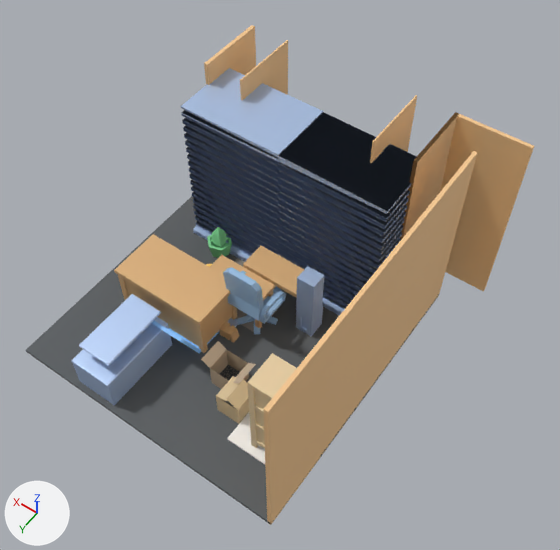
The glTF model unity/Assets/Art/EarlyGame/cc0-garage-kit/garage-interior-room-kit.glb: old version first, new version second.
Rendered twice from a camera (50 mm lens) standing at (-1.95, 6.56, 8.74) and looking at (1.47, 1.77, 1.22). The lights are fixed; the arrows at lower left show +X, +Y and +Z. The picture after the commit comes second. Where no turn or scale is listed for an object, it has been applied to the vertices. Vertices at exactly the same position are counted once.

Script lines for the objects in view, before the commit:
```python
ob_kit_roll_door = bpy.data.objects.new('kit_roll_door', me_plating_wide)
ob_kit_roll_door.location = (2.0, 0.58, 0.0)
ob_kit_roll_door.scale = (30.0, 0.55, 0.14)
ob_kit_wall_back = bpy.data.objects.new('kit_wall_back', me_wall)
ob_kit_wall_back.location = (0.5, 0.03, 0.0)
ob_prop_books = bpy.data.objects.new('prop_books', me_mesh_books)
ob_prop_books.location = (1.83, 2.17, 0.05)
ob_prop_keyboard = bpy.data.objects.new('prop_keyboard', me_mesh_computerkeyboard)
ob_prop_keyboard.location = (1.97, 2.0, 0.05)
ob_prop_laptop = bpy.data.objects.new('prop_laptop', me_mesh_laptop)
ob_prop_laptop.location = (2.1, 2.07, 0.05)
ob_prop_speaker = bpy.data.objects.new('prop_speaker', me_mesh_speaker)
ob_prop_speaker.location = (1.05, 1.38, 0.05)
# also in view: 'prop_desk' at (2.75, 2.31, 0.42); 'prop_box_b' at (1.52, 2.79, 0.27); 'prop_whiteboard' at (0.54, 2.95, 0.11); 'prop_workbench' at (1.71, 1.4, 0.39); 'prop_chair' at (1.83, 1.81, 0.64)
```
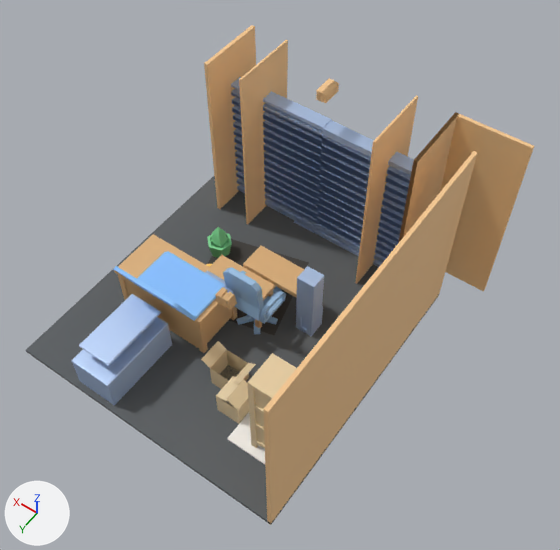
Where the newer file only moved an object's origin or applied its transform, the numbers keep the older frame.

Diff of the bpy script that builds the scene:
```diff
--- a/unity/Assets/Art/EarlyGame/cc0-garage-kit/garage-interior-room-kit.glb.py
+++ b/unity/Assets/Art/EarlyGame/cc0-garage-kit/garage-interior-room-kit.glb.py
@@ me_wall @@
-me_wall.from_pydata(...)  # 32 vertices, 40 faces; spans x -0.03..3.03, y -0.5..0.5, z 0.0..2.7
+me_wall.from_pydata(...)  # 104 vertices, 180 faces; spans x -0.03..3.03, y -0.5..0.5, z 0.0..2.72
+# me_wall part 1: the loose piece of 8 vertices spanning x 0.54..0.56, y -0.5..0.5, z 0.0..2.7 is moved by (-0.01, 0.0, 0.0)
+# me_wall part 2: the loose piece of 8 vertices spanning x 2.44..2.46, y -0.5..0.5, z 0.0..2.7 is moved by (0.01, 0.0, 0.0)
+# me_wall part 3: a new loose piece of 72 vertices spanning x 1.43..1.57, y -0.14..0.14, z 2.58..2.72, in mat_m_kit_wall_back_wall_001 (beige #f6c890)
 me_wall.materials.append(mat_m_kit_wall_back_wall_001)
@@ me_plating_wide @@
 # used by ob_kit_roll_door; location = (2.0, 0.58, 0.0); scale = (30.0, 0.55, 0.14)
-me_plating_wide.from_pydata(...)  # 1224 vertices, 2380 faces; spans x -0.1..0.1, y -1.0..1.0, z 0.0..17.1
+me_plating_wide.from_pydata(...)  # 864 vertices, 1680 faces; spans x -0.1..0.1, y -1.0..1.0, z 0.0..3.6
+# me_plating_wide part 4: the loose piece of 72 vertices spanning x -0.1..0.1, y -0.9..0.9, z 0.4..4.0 is scaled about the mesh origin by (1, 1.15, 0.277)
+# me_plating_wide part 5: the loose piece of 72 vertices spanning x -0.1..0.1, y -0.9..0.9, z 1.3..4.9 is scaled about the mesh origin by (1, 1.15, 0.277)
+# me_plating_wide part 6: the loose piece of 72 vertices spanning x -0.1..0.1, y -0.9..0.9, z 2.2..5.8 is scaled about the mesh origin by (1, 1.15, 0.277)
+# me_plating_wide part 7: the loose piece of 72 vertices spanning x -0.1..0.1, y -0.9..0.9, z 3.0..6.7 is scaled about the mesh origin by (1, 1.15, 0.277)
+# me_plating_wide part 8: the loose piece of 72 vertices spanning x -0.1..0.1, y -0.9..0.9, z 3.9..7.5 is scaled about the mesh origin by (1, 1.15, 0.277)
+# me_plating_wide part 9: the loose piece of 72 vertices spanning x -0.1..0.1, y -0.9..0.9, z 4.8..8.4 is scaled about the mesh origin by (1, 1.15, 0.277)
+# me_plating_wide part 10: the loose piece of 72 vertices spanning x -0.1..0.1, y -0.9..0.9, z 5.6..9.3 is scaled about the mesh origin by (1, 1.15, 0.277)
+# me_plating_wide part 11: the loose piece of 72 vertices spanning x -0.1..0.1, y -0.9..0.9, z 6.5..10.1 is scaled about the mesh origin by (1, 1.15, 0.277)
+# me_plating_wide part 12: the loose piece of 72 vertices spanning x -0.1..0.1, y -0.9..0.9, z 7.4..11.0 is scaled about the mesh origin by (1, 1.15, 0.277)
+# me_plating_wide part 13: the loose piece of 72 vertices spanning x -0.1..0.1, y -0.9..0.9, z 8.2..11.9 is scaled about the mesh origin by (1, 1.15, 0.277)
+# me_plating_wide part 14: the loose piece of 72 vertices spanning x -0.1..0.1, y -0.9..0.9, z 9.1..12.7 is scaled about the mesh origin by (1, 1.15, 0.277)
+# me_plating_wide part 15: the loose piece of 72 vertices spanning x -0.1..0.1, y -0.9..0.9, z 10.0..13.6 is deleted
+# me_plating_wide part 16: the loose piece of 72 vertices spanning x -0.1..0.1, y -0.9..0.9, z 13.5..17.1 is deleted
+# me_plating_wide part 17: the loose piece of 72 vertices spanning x -0.1..0.1, y -0.9..0.9, z 10.8..14.5 is deleted
+# me_plating_wide part 18: the loose piece of 72 vertices spanning x -0.1..0.1, y -0.9..0.9, z 11.7..15.3 is deleted
+# me_plating_wide part 19: the loose piece of 72 vertices spanning x -0.1..0.1, y -0.9..0.9, z 12.6..16.2 is deleted
 me_plating_wide.materials.append(mat_m_kit_roll_door_metal)
@@ ob_kit_roll_door @@
 ob_kit_roll_door = bpy.data.objects.new('kit_roll_door', me_plating_wide)
-ob_kit_roll_door.location = (2.0, 0.58, 0.0)
-ob_kit_roll_door.scale = (30.0, 0.55, 0.14)
+ob_kit_roll_door.location = (2.0, -0.01, 0.0)
+ob_kit_roll_door.scale = (30.0, 0.1, 0.581)
@@ ob_prop_laptop @@
 ob_prop_laptop = bpy.data.objects.new('prop_laptop', me_mesh_laptop)
-ob_prop_laptop.location = (2.1, 2.07, 0.05)
+ob_prop_laptop.location = (2.1, 2.07, 0.8)
@@ ob_prop_keyboard @@
 ob_prop_keyboard = bpy.data.objects.new('prop_keyboard', me_mesh_computerkeyboard)
-ob_prop_keyboard.location = (1.97, 2.0, 0.05)
+ob_prop_keyboard.location = (1.97, 2.0, 0.8)
@@ ob_prop_books @@
 ob_prop_books = bpy.data.objects.new('prop_books', me_mesh_books)
-ob_prop_books.location = (1.83, 2.17, 0.05)
+ob_prop_books.location = (1.83, 2.17, 0.8)
```

Pixel boxes (x1, y1, x2, y2) of what changed, in the pictures (560 x 550 px; the box of a moved part takes in the faces that stretch with it):
'kit_roll_door', reshaped, moved, rescaled (22% narrower, 23% shorter): before (181, 68, 417, 316); after (231, 77, 414, 267)
'kit_wall_back', reshaped: before (204, 25, 459, 233); after (204, 25, 459, 284)
'prop_laptop', moved: before (152, 321, 219, 353); after (114, 251, 224, 321)
'prop_books', moved: before (219, 321, 239, 343); after (215, 287, 237, 310)
'prop_keyboard', moved: before (227, 318, 238, 327); after (204, 270, 234, 294)
part 1 of me_wall, moved or reshaped: before (370, 95, 417, 164); after (355, 95, 418, 284)
part 2 of me_wall, moved or reshaped: before (240, 40, 288, 100); after (239, 40, 288, 224)
part 3 of me_wall, added: after (316, 78, 339, 103)
part 4 of me_plating_wide, moved or reshaped: before (193, 206, 356, 310); after (236, 161, 398, 263)
part 5 of me_plating_wide, moved or reshaped: before (193, 204, 359, 307); after (236, 158, 400, 258)
part 6 of me_plating_wide, moved or reshaped: before (192, 198, 363, 303); after (235, 148, 401, 253)
part 7 of me_plating_wide, moved or reshaped: before (192, 192, 366, 299); after (234, 140, 402, 248)
part 8 of me_plating_wide, moved or reshaped: before (191, 186, 370, 295); after (234, 136, 403, 243)
part 9 of me_plating_wide, moved or reshaped: before (190, 177, 374, 291); after (234, 129, 405, 236)
part 10 of me_plating_wide, moved or reshaped: before (190, 171, 377, 286); after (233, 118, 406, 229)
part 11 of me_plating_wide, moved or reshaped: before (189, 164, 401, 282); after (232, 109, 408, 221)
part 12 of me_plating_wide, moved or reshaped: before (188, 158, 402, 278); after (232, 103, 409, 214)
part 13 of me_plating_wide, moved or reshaped: before (187, 151, 403, 273); after (231, 93, 411, 207)
part 14 of me_plating_wide, moved or reshaped: before (186, 145, 405, 269); after (231, 77, 414, 200)
part 15 of me_plating_wide, deleted: before (185, 137, 406, 263)
part 16 of me_plating_wide, deleted: before (181, 68, 417, 236)
part 17 of me_plating_wide, deleted: before (184, 133, 407, 256)
part 18 of me_plating_wide, deleted: before (183, 125, 409, 250)
part 19 of me_plating_wide, deleted: before (182, 118, 410, 243)
